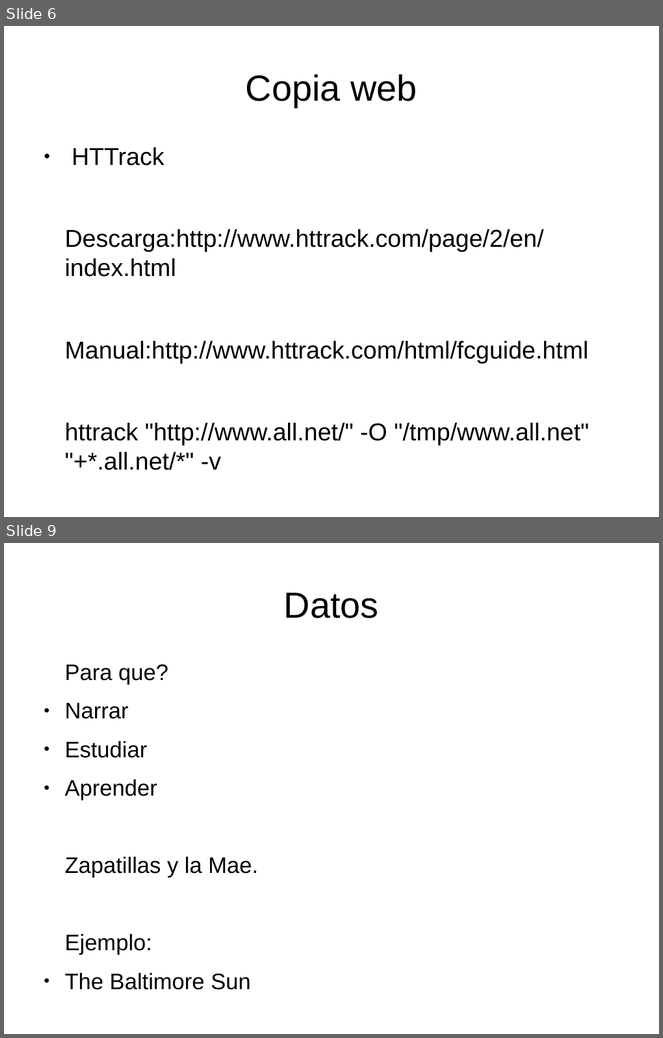
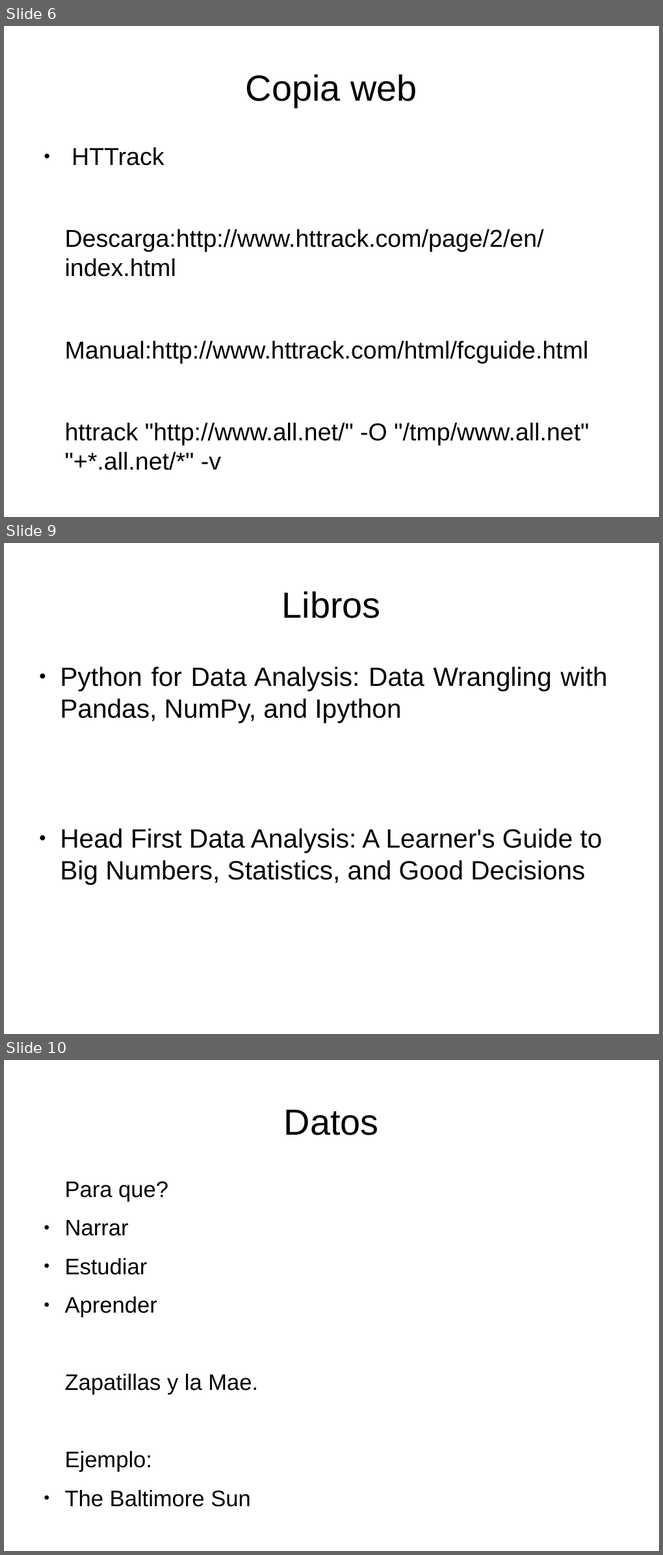
Before and after one commit to renatolrr/OpenDayOslRecycler2014, a slide deck: 2º_OpenDataDay_Granada_2014.odp. Shown one above the other, each under a label of ours: slides 6 and 9 before the commit, slides 6, 9 and 10 after it; the slides between them are not shown. The pictures are 663x1038 and 663x1555 pixels, drawn with LibreOffice and Linux fonts; fonts in the diff are those of the drawing. Boxes give left, top, right and bottom in pixels: in the first picture for what was removed or moved away, otherwise in the second. Text is boxed around its words. In the diff, an @@ line names an element or a change of style, - is before the commit and + after.

```diff
--- a/2º_OpenDataDay_Granada_2014.odp
+++ b/2º_OpenDataDay_Granada_2014.odp
@@ slide 9 added at (4, 543, 659, 1034), background #FFFFFF @@
@@ title added at (282, 591, 381, 618), 44 pt, text #000000 @@
+Libros
@@ text added at (60, 667, 608, 885), 32 pt, text #000000 @@
+● Python for Data Analysis: Data Wrangling with Pandas, NumPy, and Ipython
+● Head First Data Analysis: A Learner's Guide to Big Numbers, Statistics, and Good Decisions
@@ what was slide 9 is now slide 10 @@
```
Also in this commit, not shown: 2 slides changed, 3 other slides added, 2 slides removed, 2 other files.
